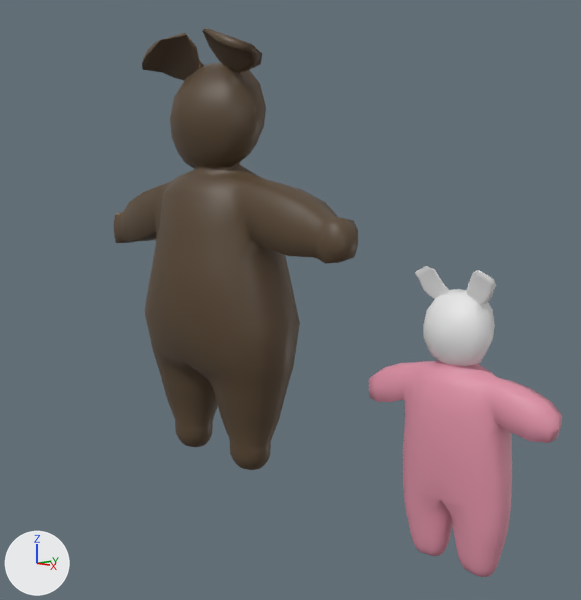
What one commit did to the Blender file Modèles/doudous.blend.
Before and after are seen from a 50 mm camera at (10.48, -7.93, 4.66) aimed at (0.75, 0.92, 2.84). The lights are fixed; the arrows at lower left show +X, +Y and +Z. The same objects are shown in both versions, whatever each file hides.

In view in the first picture: 'fanny', 'mimolette'.
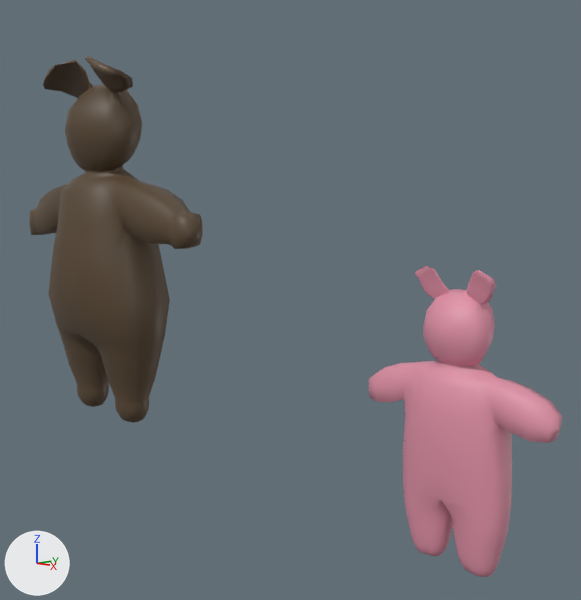
Commit message: save doudous

Where the newer file only moved an object's origin or applied its transform, the numbers keep the older frame.

Pixel boxes [x1, y1, x2, y2] of what changed, in the pictures (581 x 600 px):
'fanny', moved: before [113, 28, 358, 470]; after [29, 56, 203, 423]
part 1 of me_cylinder_003, added: after [369, 266, 463, 556]
part 2 of me_cylinder_003, recoloured: [440, 270, 496, 366] in both

What changed in the scene script:
```text
Change me_cylinder_003:
    used by ob_mimolette; location = (4.77, 0.0, 1.89); scale = (0.915, 0.495, 0.915)
    remove me_cylinder_003.from_pydata(...)  # 422 vertices, 393 faces; spans x 0.0..1.5, y -0.86..0.79, z -2.06..2.02
    add me_cylinder_003.from_pydata(...)  # 812 vertices, 786 faces; spans x -1.5..1.5, y -0.86..0.79, z -2.06..2.02
    me_cylinder_003 part 1: 390 vertices added at x -1.5..0.0, y -0.76..0.76, z -2.06..2.02
    me_cylinder_003 part 2: 102 faces spanning x 0.0..0.61, y -0.75..0.57, z 0.76..2.02 switch from mat_white (white #e7e7e7) to mat_rose (its picture is missing)
Change ob_fanny:
    ob_fanny.location: (0.0, 0.0, 3.7) -> (-3.58, 0.0, 3.7)
Change ob_mimolette:
    remove _m = ob_mimolette.modifiers.new('Mirror', 'MIRROR')
    remove _m.use_clip = True
```
